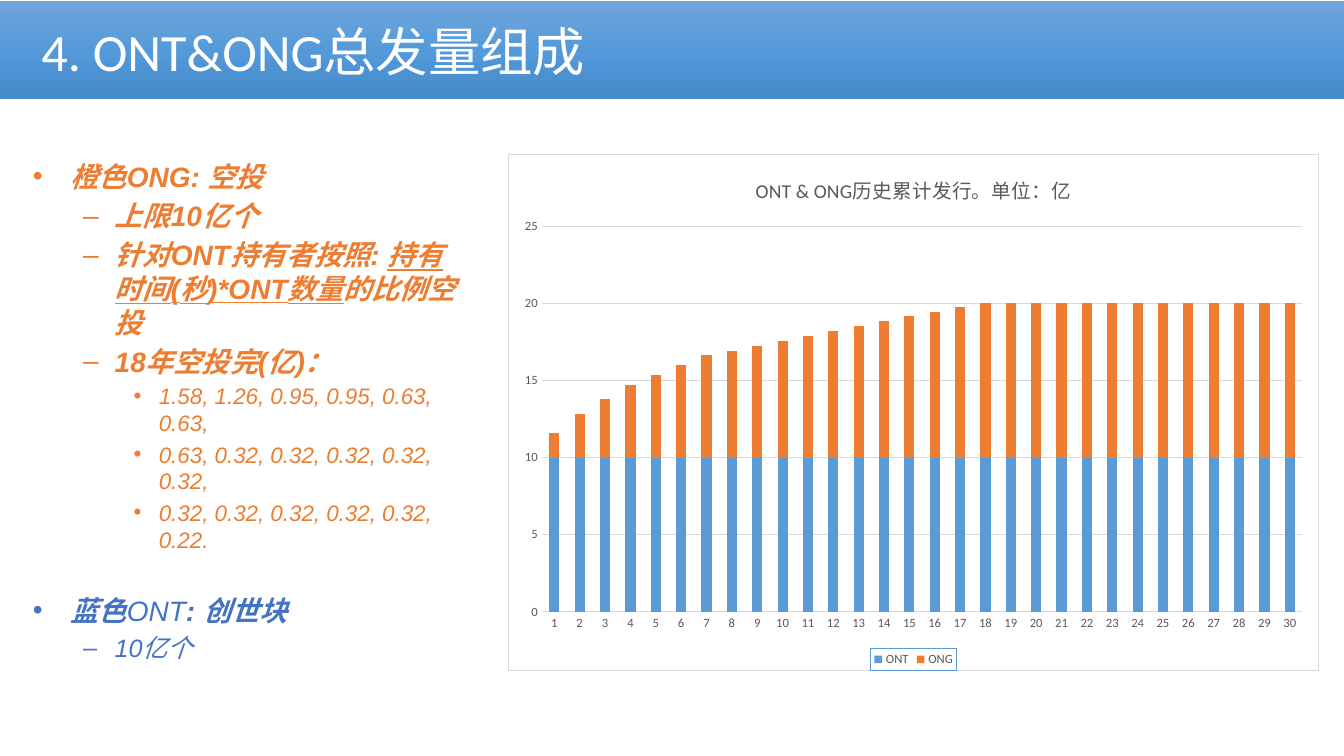
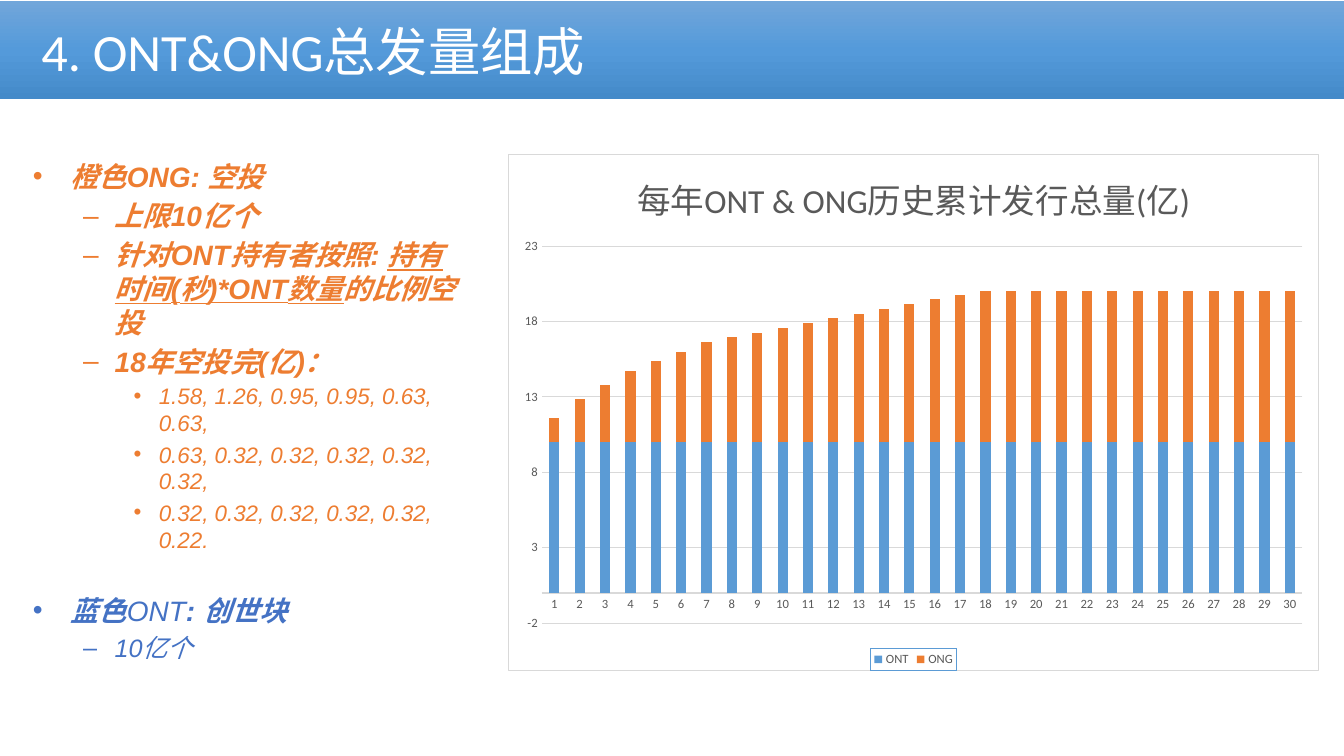
Before and after one commit to cmdpos/gaia, a slide deck: slide 7 of ppt/coins.pptx. Drawn at 1344x756 pixels with LibreOffice and Linux fonts; fonts in the diff are those of the drawing; background and template pictures are left out. Boxes give left, top, right and bottom in pixels: in the first picture for what was removed or moved away, otherwise in the second. Text is boxed around its words. In the diff, an @@ line names an element or a change of style, - is before the commit and + after.

```diff
--- a/ppt/coins.pptx
+++ b/ppt/coins.pptx
@@ column stacked chart at [508, 154, 1320, 671] @@
@@ title "ONT & ONG历史累计发行。单位：亿" to "每年ONT & ONG历史累计发行总量(亿)" @@
@@ value axis changed @@
```
Also in this commit, not shown: 5 other slides changed, 1 other file.
